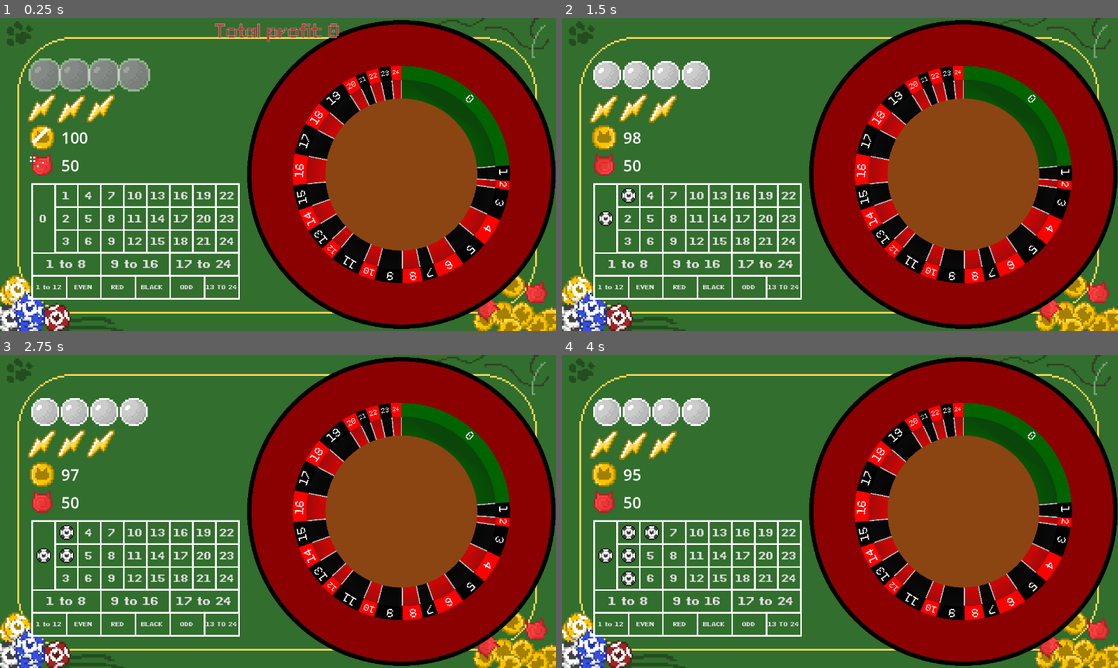
Above: before the commit, frames 1-4 (two rows, left to right).
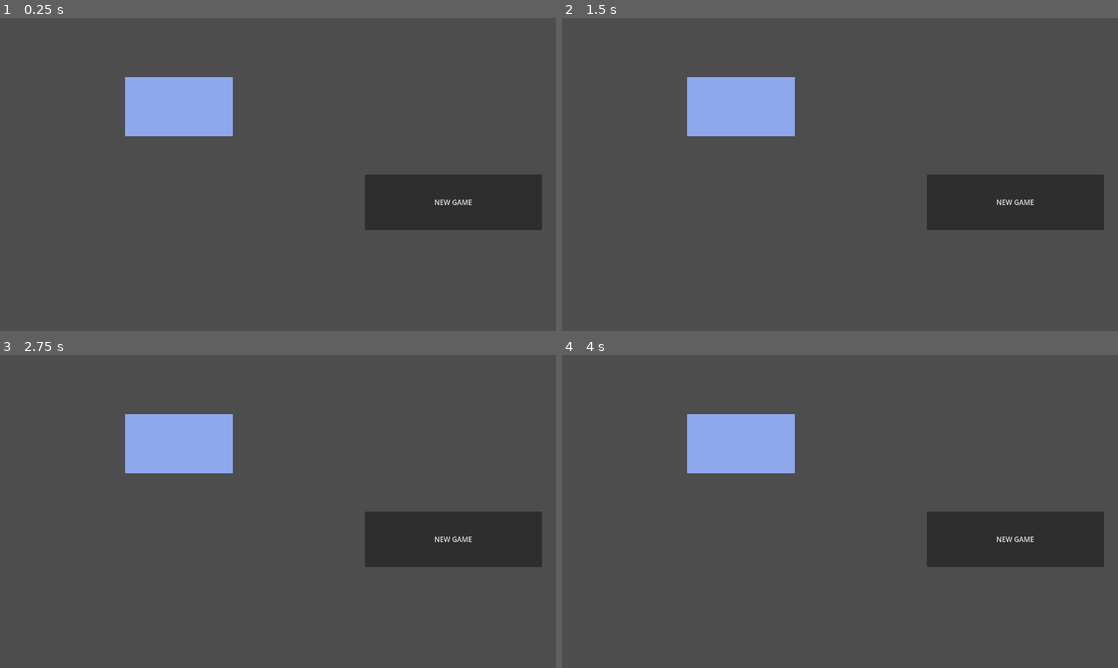
Above: after the commit, the same moments.

Repository: DuneRanger/Very-Serious-GameJam-2026
Game: Godot game, scene res://scenes/main.tscn
Two runs of this game, one before a commit and one after it. Both use one fixed random seed, a clock stepped at 60 frames per second and the inputs below. Before the commit the project starts from res://scenes/game/game_scene/game_scene.tscn. Sound files missing from this copy of the repository are replaced by a short silence.
Inputs (mouse positions are in pixels of both pictures, inside the frame that each line leads up to):
- Up to frame 1 (0.25 s): no input
- Up to frame 2 (1.5 s): click (606, 218) at 0.5 s, where only the run before the commit has a clickable "0"; click (628, 196) at 1.25 s, where only the run before the commit has a clickable "1"
- Up to frame 3 (2.75 s): click (66, 555) at 2 s, where only the run before the commit has a clickable "2"
- Up to frame 4 (4 s): click (628, 577) at 2.75 s, where only the run before the commit has a clickable "3"; click (650, 533) at 3.5 s, where only the run before the commit has a clickable "4"

The runs differ from the first frame. In frame 1, 100% of the frame differs, in the area x 0-100%, y 0-100%; in frame 2, 100%; in frame 3, 100%; in frame 4, 100%.

Commit message:
Added switching between scenes

Diff:
--- /dev/null
+++ b/button.gd
@@ -0,0 +1,7 @@
+extends Button
+
+func _on_button_down() -> void:
+	if GameManagerGlobal.game_state == GameEnums.game_states.BET_PHASE:
+		GameManagerGlobal.signal_switch_scene.emit(GameEnums.switching_scenes.MAIN_MENU_SCENE)
+	else:
+		GameManagerGlobal.signal_send_error_message.emit("Only allowed after finishing a spin!")
--- a/project.godot
+++ b/project.godot
@@ -11,7 +11,7 @@
 [application]
 
 config/name="Very serious roulette game"
-run/main_scene="uid://03e3sabpwkkf"
+run/main_scene="uid://cqow47bch5ocs"
 config/features=PackedStringArray("4.6", "GL Compatibility")
 config/icon="res://assets/textures/icon.svg"
 
--- a/scenes/game/game_manager/game_manager.gd
+++ b/scenes/game/game_manager/game_manager.gd
@@ -14,9 +14,11 @@
 
 var caughtBalls : int
 
-var single_bet_coeff : float = 20.0
+var single_bet_coeff : float = 24.0
 var half_bet_coeff : float = 2.0
 var third_bet_coeff : float = 3.0
+
+signal signal_switch_scene (new_scene : GameEnums.switching_scenes)
 
 signal signal_spin_count_change (amount : int)
 signal signal_spins_left_change (amount : int)
--- a/scenes/game/game_scene/game_scene.gd
+++ b/scenes/game/game_scene/game_scene.gd
@@ -128,3 +128,7 @@
 			$Table/BettingSystem.clear_bets()
 		_:
 			pass
+
+
+func _on_shop_button_down() -> void:
+	GameManagerGlobal.signal_switch_scene.emit(GameEnums.switching_scenes.SHOP_SCENE)
--- a/scenes/game/game_scene/hud/game_scene_hud.tscn
+++ b/scenes/game/game_scene/hud/game_scene_hud.tscn
@@ -6,6 +6,8 @@
 [ext_resource type="Script" uid="uid://yvvimemjf8nl" path="res://scenes/game/game_scene/hud/boost_symbol_container.gd" id="5_0qbnv"]
 [ext_resource type="PackedScene" uid="uid://djtfrov4iqbnm" path="res://scenes/game/UI_elements/animated_sprites/ruby_animated_sprite.tscn" id="5_3l4lp"]
 [ext_resource type="Script" uid="uid://co80ugwq1sply" path="res://scenes/game/game_scene/hud/spin_symbol_container.gd" id="6_3l4lp"]
+[ext_resource type="Script" uid="uid://dotgt4vplgp3m" path="res://scenes/game/game_scene/hud/shop_button.gd" id="7_sbgnr"]
+[ext_resource type="PackedScene" uid="uid://5vg4c83ob4lc" path="res://scenes/game/ui_elements/menu_button.tscn" id="8_hwqol"]
 
 [node name="HUD" type="CanvasLayer" unique_id=1970834067]
 
@@ -39,3 +41,16 @@
 offset_bottom = 179.0
 alignment = 1
 script = ExtResource("5_0qbnv")
+metadata/_edit_use_anchors_ = true
+
+[node name="ShopButton" type="Button" parent="." unique_id=1416432798]
+offset_left = 424.0
+offset_top = 304.0
+offset_right = 552.0
+offset_bottom = 368.0
+text = "SHOP"
+script = ExtResource("7_sbgnr")
+
+[node name="MenuButton" parent="." unique_id=1837179404 instance=ExtResource("8_hwqol")]
+
+[connection signal="button_down" from="ShopButton" to="ShopButton" method="_on_button_down"]
--- /dev/null
+++ b/scenes/game/game_scene/hud/shop_button.gd
@@ -0,0 +1,7 @@
+extends Button
+
+func _on_button_down() -> void:
+	if GameManagerGlobal.game_state == GameEnums.game_states.BET_PHASE:
+		GameManagerGlobal.signal_switch_scene.emit(GameEnums.switching_scenes.SHOP_SCENE)
+	else:
+		GameManagerGlobal.signal_send_error_message.emit("Only allowed after finishing a spin!")
--- /dev/null
+++ b/scenes/game/shop_scene/game_button.gd
@@ -0,0 +1 @@
+extends Button
--- a/scenes/game/shop_scene/mr_cat/mr_cat_animation_manager.gd
+++ b/scenes/game/shop_scene/mr_cat/mr_cat_animation_manager.gd
@@ -41,3 +41,7 @@
 
 func _on_test_button_2_pressed() -> void:
 	play_sunglasses_anim()
+
+
+func _on_game_button_button_down() -> void:
+	GameManagerGlobal.signal_switch_scene.emit(GameEnums.switching_scenes.GAME_SCENE)
--- a/scenes/game/shop_scene/shop_scene.tscn
+++ b/scenes/game/shop_scene/shop_scene.tscn
@@ -1,6 +1,8 @@
 [gd_scene format=3 uid="uid://b021fsge1vw58"]
 
 [ext_resource type="PackedScene" uid="uid://sewpvrb7xfdc" path="res://scenes/game/shop_scene/mr_cat/mr_cat.tscn" id="1_nw121"]
+[ext_resource type="PackedScene" uid="uid://5vg4c83ob4lc" path="res://scenes/game/ui_elements/menu_button.tscn" id="2_i1bid"]
+[ext_resource type="Script" uid="uid://b0m5epq34gfw5" path="res://scenes/game/shop_scene/game_button.gd" id="3_8ksok"]
 
 [node name="ShopScene" type="Node2D" unique_id=935466290]
 
@@ -18,3 +20,19 @@
 position = Vector2(55.655, 0)
 
 [node name="Camera2D" type="Camera2D" parent="." unique_id=713897190]
+
+[node name="MenuButton" parent="." unique_id=1837179404 instance=ExtResource("2_i1bid")]
+offset_left = 560.0
+offset_top = -344.0
+offset_right = 624.0
+offset_bottom = -280.0
+
+[node name="GameButton" type="Button" parent="." unique_id=1251612653]
+offset_left = -624.0
+offset_top = -344.0
+offset_right = -496.0
+offset_bottom = -280.0
+text = "GO BACK"
+script = ExtResource("3_8ksok")
+
+[connection signal="button_down" from="GameButton" to="MrCat" method="_on_game_button_button_down"]
--- /dev/null
+++ b/scenes/game/ui_elements/menu_button.tscn
@@ -0,0 +1,13 @@
+[gd_scene format=3 uid="uid://5vg4c83ob4lc"]
+
+[ext_resource type="Script" uid="uid://cj5xicly8ggo1" path="res://button.gd" id="1_4nbr4"]
+
+[node name="Button" type="Button" unique_id=1837179404]
+offset_left = 1200.0
+offset_top = 16.0
+offset_right = 1264.0
+offset_bottom = 80.0
+text = "MENU"
+script = ExtResource("1_4nbr4")
+
+[connection signal="button_down" from="." to="." method="_on_button_down"]
--- a/scenes/game/utils/error_message.gd
+++ b/scenes/game/utils/error_message.gd
@@ -8,3 +8,7 @@
 func restart_anim() -> void:
 	$AnimationPlayer.stop()
 	$AnimationPlayer.play("fade_out", -1, 1.0, false)
+
+
+func _on_shop_button_button_down() -> void:
+	pass # Replace with function body.
--- a/scenes/game/utils/game_enums.gd
+++ b/scenes/game/utils/game_enums.gd
@@ -1,6 +1,8 @@
 extends Node
 
 class_name GameEnums
+
+enum switching_scenes {MAIN_MENU_SCENE, GAME_SCENE, SHOP_SCENE}
 
 enum game_states {BET_PHASE, STOP_PHASE, SPIN_PHASE}
 
--- /dev/null
+++ b/scenes/main.gd
@@ -0,0 +1,61 @@
+extends Node2D
+
+@export var game_scene_preloaded : PackedScene
+@export var shop_scene_preloaded : PackedScene
+
+var scenes = {}
+var current_showed_scene : GameEnums.switching_scenes
+
+var current_scene
+
+var game_scene
+var shop_scene
+
+func _ready() -> void:
+	current_showed_scene = GameEnums.switching_scenes.MAIN_MENU_SCENE
+
+	current_scene = null
+
+	game_scene = null
+	shop_scene = null
+	GameManagerGlobal.signal_switch_scene.connect(scene_switch)
+
+func get_game_scene():
+	if game_scene == null:
+		game_scene = game_scene_preloaded.instantiate()
+
+func get_shop_scene():
+	if shop_scene == null:
+		shop_scene = shop_scene_preloaded.instantiate()
+
+func unparent_current_scene():
+	if current_scene != null:
+		if current_scene.get_parent() != null:
+			remove_child(current_scene)
+
+func reparent_scenes(new_scene):
+	unparent_current_scene()
+	current_scene = new_scene
+	add_child(new_scene)
+
+func _on_new_game_button_button_down() -> void:
+	$MainMenu.visible = false
+	scene_switch(GameEnums.switching_scenes.GAME_SCENE)
+
+func scene_switch(new_scene : GameEnums.switching_scenes):
+	match new_scene:
+		GameEnums.switching_scenes.GAME_SCENE:
+			get_game_scene()
+			reparent_scenes(game_scene)
+			current_showed_scene = GameEnums.switching_scenes.GAME_SCENE
+		GameEnums.switching_scenes.SHOP_SCENE:
+			get_shop_scene()
+			reparent_scenes(shop_scene)
+			current_showed_scene = GameEnums.switching_scenes.SHOP_SCENE
+		GameEnums.switching_scenes.MAIN_MENU_SCENE:
+			unparent_current_scene()
+			$MainMenu.visible = true
+			current_showed_scene = GameEnums.switching_scenes.MAIN_MENU_SCENE
+			current_scene = null
+		_:
+			pass
--- a/scenes/main.tscn
+++ b/scenes/main.tscn
@@ -1,3 +1,28 @@
 [gd_scene format=3 uid="uid://cqow47bch5ocs"]
 
-[node name="Node" type="Node" unique_id=1884328447]
+[ext_resource type="Script" uid="uid://42yfbm7bfl5x" path="res://scenes/main.gd" id="1_o5qli"]
+[ext_resource type="PackedScene" uid="uid://03e3sabpwkkf" path="res://scenes/game/game_scene/game_scene.tscn" id="2_sugp2"]
+[ext_resource type="PackedScene" uid="uid://b021fsge1vw58" path="res://scenes/game/shop_scene/shop_scene.tscn" id="3_jyhfs"]
+
+[node name="Main" type="Node2D" unique_id=985545494]
+script = ExtResource("1_o5qli")
+game_scene_preloaded = ExtResource("2_sugp2")
+shop_scene_preloaded = ExtResource("3_jyhfs")
+
+[node name="MainMenu" type="Node2D" parent="." unique_id=171936093]
+
+[node name="NewGameButton" type="Button" parent="MainMenu" unique_id=166275176]
+offset_left = 840.0
+offset_top = 360.0
+offset_right = 1248.0
+offset_bottom = 488.0
+text = "NEW GAME"
+
+[node name="EpicRect" type="ColorRect" parent="MainMenu" unique_id=2083236816]
+offset_left = 288.0
+offset_top = 136.0
+offset_right = 536.0
+offset_bottom = 272.0
+color = Color(0.56025434, 0.65292406, 0.9261292, 1)
+
+[connection signal="button_down" from="MainMenu/NewGameButton" to="." method="_on_new_game_button_button_down"]
Not shown, added: button.gd.uid
Not shown, added: scenes/game/game_scene/hud/shop_button.gd.uid
Not shown, added: scenes/game/shop_scene/game_button.gd.uid
Not shown, added: scenes/main.gd.uid
